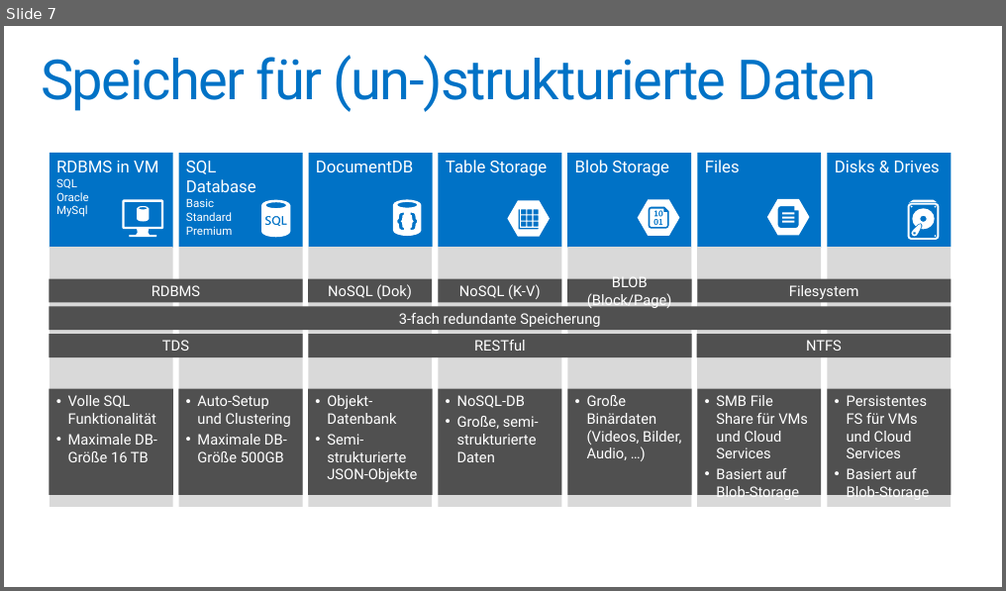
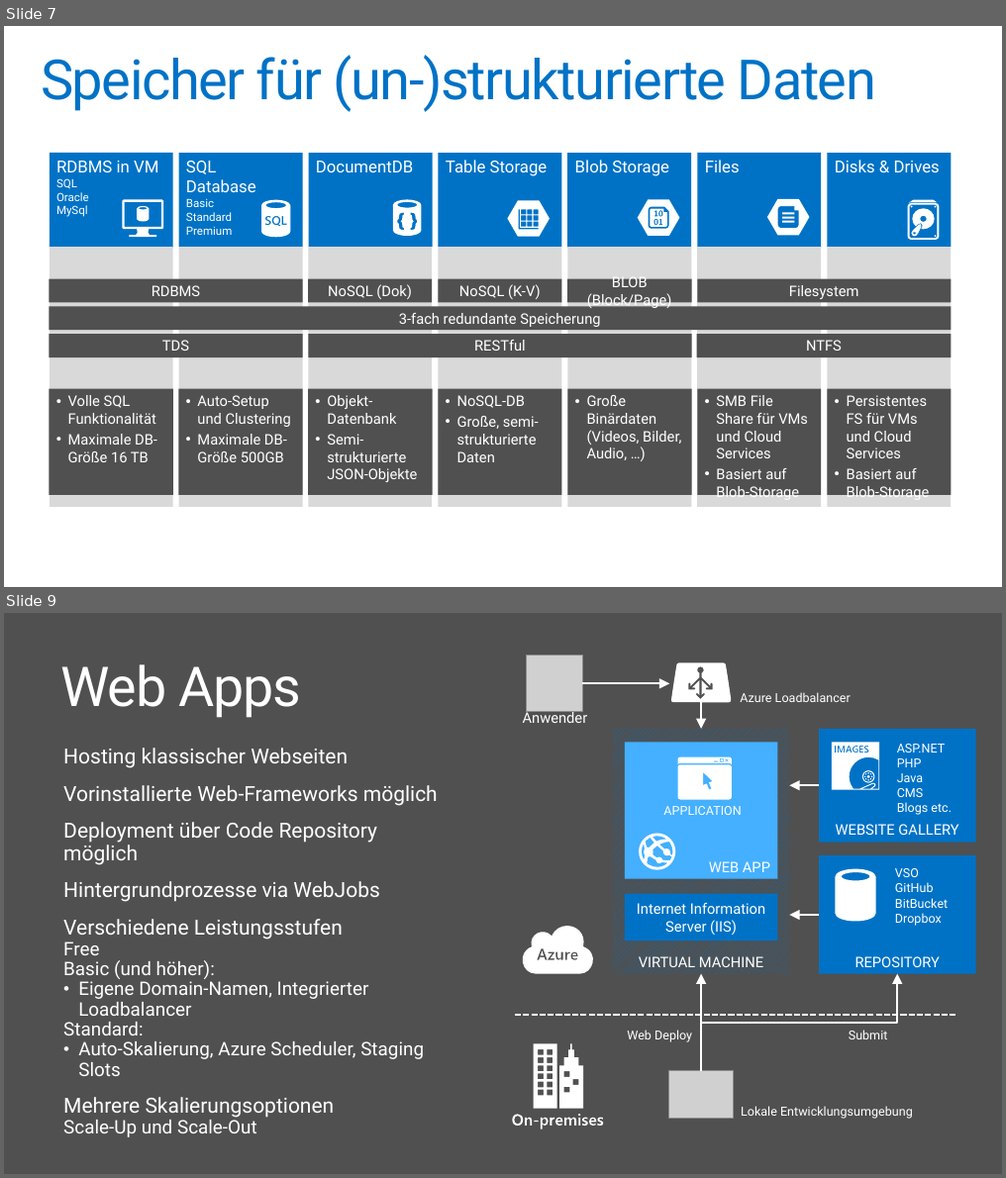
Before and after one commit to pkirch/hybridit15, a slide deck: Modul1/FY16Q2 Azure Intro (Hybrid IT 2015).pptx. Shown one above the other, each under a label of ours: slide 7 before the commit, slides 7 and 9 after it; the slides between them are not shown. The pictures are 1006x591 and 1006x1178 pixels, drawn with LibreOffice and Linux fonts; fonts in the diff are those of the drawing; grey boxes stand for pictures; background and template pictures are left out. Boxes give left, top, right and bottom in pixels: in the first picture for what was removed or moved away, otherwise in the second. Text is boxed around its words. In the diff, an @@ line names an element or a change of style, - is before the commit and + after.

```diff
--- a/Modul1/FY16Q2 Azure Intro (Hybrid IT 2015).pptx
+++ b/Modul1/FY16Q2 Azure Intro (Hybrid IT 2015).pptx
@@ slide 9 added at (x1=4, y1=613, x2=1002, y2=1174), background #505050 @@
@@ title added at (x1=60, y1=664, x2=301, y2=718), 54 pt, text #FFFFFF @@
+Web Apps
@@ picture added at (x1=526, y1=656, x2=582, y2=712) @@
@@ freeform shape added at (x1=671, y1=663, x2=731, y2=702), fill #FFFFFF @@
@@ arrow added from (582, 683) to (669, 683), #FFFFFF 2 pt @@
@@ text added at (x1=740, y1=692, x2=850, y2=702), 12.2 pt, text #FFFFFF @@
+Azure Loadbalancer
@@ text added at (x1=523, y1=710, x2=588, y2=723), 14.3 pt, text #FFFFFF @@
+Anwender
@@ rounded rectangle added at (x1=613, y1=729, x2=790, y2=974), fill pattern #0072C6 on #505050, 14.3 pt, text #FFFFFF @@
+VIRTUAL MACHINE
@@ arrow added from (701, 702) to (701, 729), #FFFFFF 2 pt @@
@@ rounded rectangle added at (x1=819, y1=729, x2=975, y2=843), fill #0072C6, 14.3 pt, text #FFFFFF @@
+WEBSITE GALLERY
@@ text added at (x1=63, y1=748, x2=438, y2=1134), 20.4 pt, text #FFFFFF @@
+Hosting klassischer Webseiten
+Vorinstallierte Web-Frameworks möglich
+Deployment über Code Repository möglich
+Hintergrundprozesse via WebJobs
+Verschiedene Leistungsstufen
+  Free
+  Basic (und höher):
+    • Eigene Domain-Namen, Integrierter Loadbalancer
+  Standard:
+    • Auto-Skalierung, Azure Scheduler, Staging Slots
+Mehrere Skalierungsoptionen
+  Scale-Up und Scale-Out
@@ rounded rectangle added at (x1=625, y1=742, x2=777, y2=879), fill #44B0FF, 14.3 pt, text #FFFFFF @@
+WEB APP
@@ freeform shape added at (x1=677, y1=757, x2=732, y2=799), fill #FFFFFF @@
@@ freeform shape added at (x1=832, y1=742, x2=879, y2=790), fill #FFFFFF @@
@@ text added at (x1=897, y1=744, x2=951, y2=815), 12.2 pt, text #FFFFFF @@
+ASP.NET
+PHP
+Java
+CMS
+Blogs etc.
@@ arrow added from (819, 785) to (789, 785), #FFFFFF 2 pt @@
@@ text added at (x1=663, y1=806, x2=741, y2=815), 12.2 pt, text #FFFFFF @@
+APPLICATION
@@ freeform shape added at (x1=639, y1=833, x2=675, y2=869), fill #FFFFFF @@
@@ rounded rectangle added at (x1=819, y1=856, x2=975, y2=974), fill #0072C6, 14.3 pt, text #FFFFFF @@
+REPOSITORY
@@ freeform shape added at (x1=836, y1=869, x2=876, y2=921), fill #FFFFFF @@
@@ text added at (x1=895, y1=868, x2=947, y2=926), 12.2 pt, text #FFFFFF @@
+VSO
+GitHub
+BitBucket
+Dropbox
@@ rounded rectangle added at (x1=625, y1=894, x2=777, y2=941), fill #0072C6, 14.3 pt, text #FFFFFF @@
+Internet Information Server (IIS)
@@ freeform shape added at (x1=523, y1=926, x2=593, y2=974), fill #FFFFFF @@
@@ arrow added from (819, 915) to (789, 915), #FFFFFF 2 pt @@
@@ elbow arrow added from (701, 1070) to (897, 974), #FFFFFF 2 pt @@
@@ elbow arrow added from (701, 1070) to (701, 974), #FFFFFF 2 pt @@
@@ line added from (515, 1015) to (956, 1015), #FFFFFF 2 pt dashed @@
@@ freeform shape added at (x1=513, y1=1044, x2=604, y2=1129), fill #FFFFFF @@
@@ text added at (x1=627, y1=1030, x2=692, y2=1043), 12.2 pt, text #FFFFFF @@
+Web Deploy
@@ text added at (x1=848, y1=1030, x2=888, y2=1040), 12.2 pt, text #FFFFFF @@
+Submit
@@ picture added at (x1=669, y1=1070, x2=733, y2=1119) @@
@@ text added at (x1=741, y1=1106, x2=913, y2=1119), 12.2 pt, text #FFFFFF @@
+Lokale Entwicklungsumgebung
```
Also in this commit, not shown: 4 slides changed, 2 other slides added, 2 slides removed, 1 other file.
